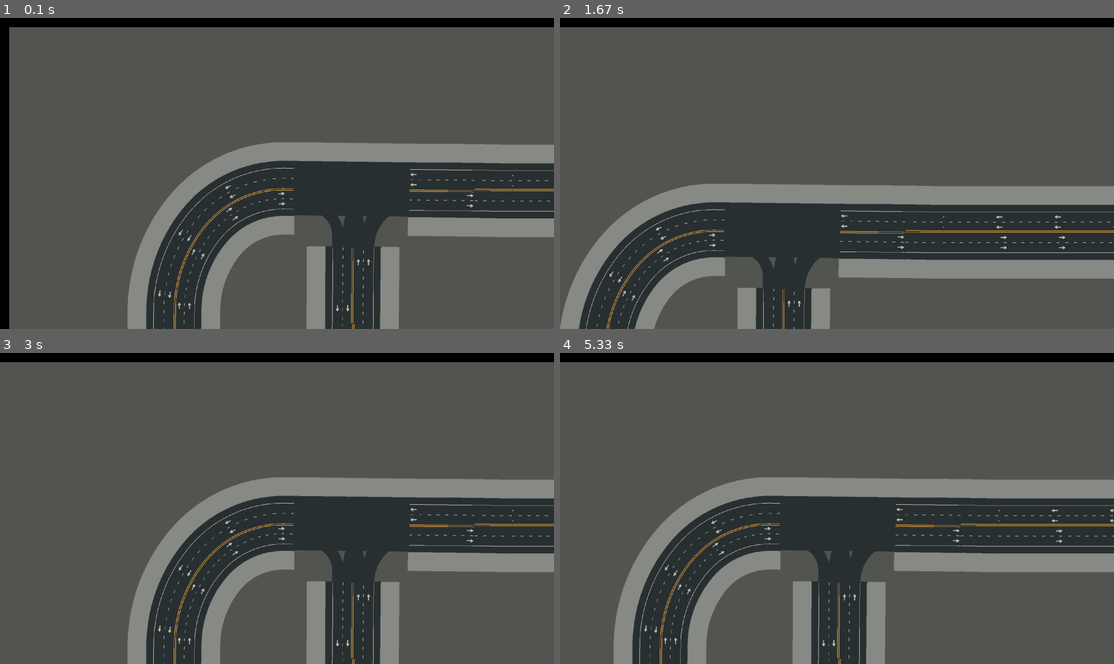
Above: before the commit, frames 1-4 (two rows, left to right).
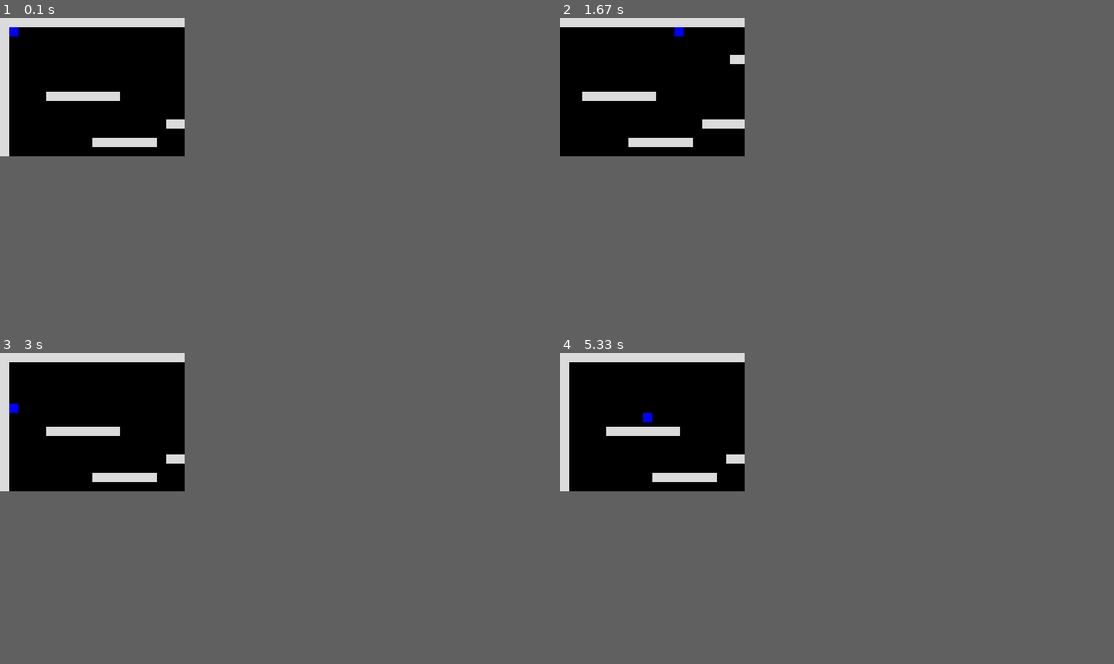
Above: after the commit, the same moments.

Repository: jodi106/AI_Testing_Simulator
Game: pygame game, started from PyGame/main.py
Same seed, same stepped clock (60 frames per second), same inputs: the game is played once before the commit and once after it.
Inputs:
- Up to frame 1 (0.1 s): no input
- Up to frame 2 (1.67 s): hold Right 0.33-0.8 s; hold Up 0.83-1.13 s; hold Right 1.17-1.63 s
- Up to frame 3 (3 s): hold Left 1.67-2.2 s; hold Down 2.23-2.53 s; hold Left 2.57-2.97 s
- Up to frame 4 (5.33 s): hold Up 3-3.37 s; hold Right 3.4-4.03 s; hold Down 4.07-4.43 s; hold Left 4.47-4.93 s; hold Right from 4.97 s (still down)
In our replay, the window is 900x506 before the commit and 300x225 after it. These sizes can differ from the game's own. Grey fills any space a smaller window leaves; there, only what the larger window draws over its background counts as a difference.

The runs differ from the first frame. In frame 1, 47% of the frame differs, in the area x 0-100%, y 0-100%; in frame 2, 48%; in frame 3, 46%; in frame 4, 49%.

Commit message:
Created Map with scroll + main with original game

Diff:
--- a/PyGame/main.py
+++ b/PyGame/main.py
@@ -1,23 +1,19 @@
 import pygame
 from pygame import *
 
-from Entities import BackGround
-
-SCREEN_SIZE = pygame.Rect((0, 0, 1920, 1080))
-scale = 8
-MAP_SIZE = [scale * 410.68] * 2
-MAP_RECT = pygame.Rect((0, 0, scale * 410.68, scale * 410.68))
+SCREEN_SIZE = pygame.Rect((0, 0, 640, 480))
+scale = 4
+MAP_SIZE = [scale * 410, 68] * 2
 TILE_SIZE = 32
 GRAVITY = pygame.Vector2((0, 0))
 
 
 class CameraAwareLayeredUpdates(pygame.sprite.LayeredUpdates):
-    def __init__(self, target, world_size, image):
+    def __init__(self, target, world_size):
         super().__init__()
         self.target = target
         self.cam = pygame.Vector2(0, 0)
         self.world_size = world_size
-        self.image = image
         if self.target:
             self.add(target)
 
@@ -39,7 +35,7 @@
         init_rect = self._init_rect
         for spr in self.sprites():
             rec = spritedict[spr]
-            newrect = surface_blit(self.image, spr.rect.move(self.cam))
+            newrect = surface_blit(spr.image, spr.rect.move(self.cam))
             if rec is init_rect:
                 dirty_append(newrect)
             else:
@@ -54,20 +50,57 @@
 
 def main():
     pygame.init()
-
-    image = pygame.image.load("MapImages/Town10HD.png")
-    image = pygame.transform.scale(image, MAP_SIZE)
-
     screen = pygame.display.set_mode(SCREEN_SIZE.size)
-
     pygame.display.set_caption("Use arrows to move!")
     timer = pygame.time.Clock()
 
+    level = [
+        "PPPPPPPPPPPPPPPPPPPPPPPPPPPPPPPPPPPPPPPPPPPP",
+        "P                                          P",
+        "P                                          P",
+        "P                                          P",
+        "P                    PPPPPPPPPPP           P",
+        "P                                          P",
+        "P                                          P",
+        "P                                          P",
+        "P    PPPPPPPP                              P",
+        "P                                          P",
+        "P                          PPPPPPP         P",
+        "P                 PPPPPP                   P",
+        "P                                          P",
+        "P         PPPPPPP                          P",
+        "P                                          P",
+        "P                     PPPPPP               P",
+        "P                                          P",
+        "P   PPPPPPPPPPP                            P",
+        "P                                          P",
+        "P                 PPPPPPPPPPP              P",
+        "P                                          P",
+        "P                                          P",
+        "P                                          P",
+        "P                                          P",
+        "PPPPPPPPPPPPPPPPPPPPPPPPPPPPPPPPPPPPPPPPPPPP", ]
+
     platforms = pygame.sprite.Group()
     player = Player(platforms, (TILE_SIZE, TILE_SIZE))
-    entities = CameraAwareLayeredUpdates(player, MAP_RECT, image)
+    level_width = len(level[0]) * TILE_SIZE
+    level_height = len(level) * TILE_SIZE
+    entities = CameraAwareLayeredUpdates(player, pygame.Rect(0, 0, level_width, level_height))
+
+    # build the level
+    x = y = 0
+    for row in level:
+        for col in row:
+            if col == "P":
+                Platform((x, y), platforms, entities)
+            if col == "E":
+                ExitBlock((x, y), platforms, entities)
+            x += TILE_SIZE
+        y += TILE_SIZE
+        x = 0
 
     while 1:
+
         for e in pygame.event.get():
             if e.type == QUIT:
                 return
@@ -76,6 +109,7 @@
 
         entities.update()
 
+        screen.fill((0, 0, 0))
         entities.draw(screen)
         pygame.display.update()
         timer.tick(60)
@@ -108,13 +142,13 @@
 
         if up:
             # only jump if on the ground
-            self.vel.y = +self.speed
+            self.vel.y = -self.speed
         if left:
-            self.vel.x = +self.speed
+            self.vel.x = -self.speed
         if right:
-            self.vel.x = -self.speed
+            self.vel.x = self.speed
         if down:
-            self.vel.y = -self.speed
+            self.vel.y = self.speed
         if running:
             self.vel.x *= 1.5
         if not self.onGround:
--- /dev/null
+++ b/PyGame/scrollableMap.py
@@ -0,0 +1,121 @@
+import pygame
+from pygame import *
+
+SCREEN_SIZE = pygame.Rect((0, 0, 1920, 1010))
+SCREEN_SIZE = pygame.Rect((0, 0, 1000, 640))
+scale = 5
+MAP_SIZE = [scale * 410.68] * 2
+MAP_RECT = pygame.Rect((0, 0, scale * 410.68, scale * 410.68))
+
+
+class CameraAwareLayeredUpdates(pygame.sprite.LayeredUpdates):
+    def __init__(self, target):
+        super().__init__()
+        self.target = target
+        self.cam = pygame.Vector2(0, 0)
+        if self.target:
+            self.add(target)
+
+    def update(self, surface, image):
+        super().update()
+        if self.target:
+            x = -self.target.rect.center[0] + SCREEN_SIZE.width / 2
+            y = -self.target.rect.center[1] + SCREEN_SIZE.height / 2
+            self.cam += (pygame.Vector2((x, y)) - self.cam) * 0.05
+            self.cam.x = max(-(MAP_RECT.width - SCREEN_SIZE.width), min(0, self.cam.x))
+            self.cam.y = max(-(MAP_RECT.height - SCREEN_SIZE.height), min(0, self.cam.y))
+        for spr in self.sprites(): # only sprite is CameraSprite
+            surface.blit(image, spr.rect.move(self.cam))
+
+
+def main():
+    pygame.init()
+
+    map = pygame.transform.scale(pygame.image.load("MapImages/Town10HD.png"), MAP_SIZE)
+
+    screen = pygame.display.set_mode(SCREEN_SIZE.size)
+
+    pygame.display.set_caption("Use arrows to move!")
+
+    camera = CameraSprite((0,0))
+    entities = CameraAwareLayeredUpdates(camera)
+
+    while 1:
+        for e in pygame.event.get():
+            if e.type == QUIT:
+                return
+            if e.type == KEYDOWN and e.key == K_ESCAPE:
+                return
+
+        entities.update(screen, map)
+
+        pygame.display.update()
+
+        print(entities.cam, camera.rect)
+
+
+class CameraSprite(pygame.sprite.Sprite):
+    def __init__(self, pos, *groups):
+        super().__init__(*groups)
+        self.vel = pygame.Vector2((0, 0))
+        self.speed = 2
+        self.image = Surface((2, 2))
+        self.image.fill(Color("#ff0015"))
+        self.rect = self.image.get_rect(topleft=pos)
+
+    def update(self):
+        self.image = Surface((0, 0))
+        self.image.fill(Color("#ff0015"))
+        pressed = pygame.key.get_pressed()
+        up = pressed[K_UP]
+        left = pressed[K_LEFT]
+        right = pressed[K_RIGHT]
+        down = pressed[K_DOWN]
+        running = pressed[K_SPACE]
+
+        if up:
+            self.vel.y = +self.speed
+        if left:
+            self.vel.x = +self.speed
+        if right:
+            self.vel.x = -self.speed
+        if down:
+            self.vel.y = -self.speed
+        if running:
+            self.vel.x *= 5
+            self.vel.y *= 5
+        if not (left or right):
+            self.vel.x = 0
+        if not (up or down):
+            self.vel.y = 0
+
+        # increment in x direction
+        self.rect.left += self.vel.x
+        # increment in y direction
+        self.rect.top += self.vel.y
+
+        # do x-axis collisions
+        # self.collide(self.vel.x, 0, self.platforms)
+
+        # do y-axis collisions
+        # self.collide(0, self.vel.y, self.platforms)
+
+    # def collide(self, xvel, yvel, platforms):
+    #     for p in platforms:
+    #         if pygame.sprite.collide_rect(self, p):
+    #             if isinstance(p, ExitBlock):
+    #                 pygame.event.post(pygame.event.Event(QUIT))
+    #             if xvel > 0:
+    #                 self.rect.right = p.rect.left
+    #             if xvel < 0:
+    #                 self.rect.left = p.rect.right
+    #             if yvel > 0:
+    #                 self.rect.bottom = p.rect.top
+    #                 self.onGround = True
+    #                 self.vel.y = 0
+    #             if yvel < 0:
+    #                 self.rect.top = p.rect.bottom
+
+
+if __name__ == "__main__":
+    main()
